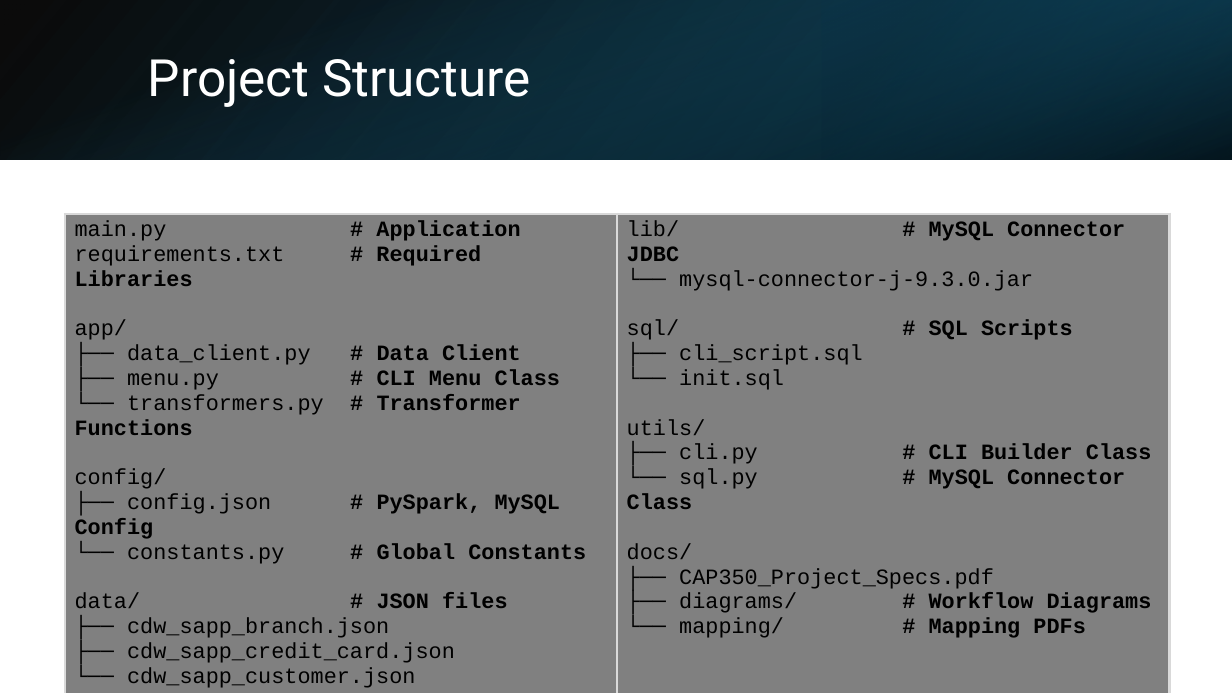
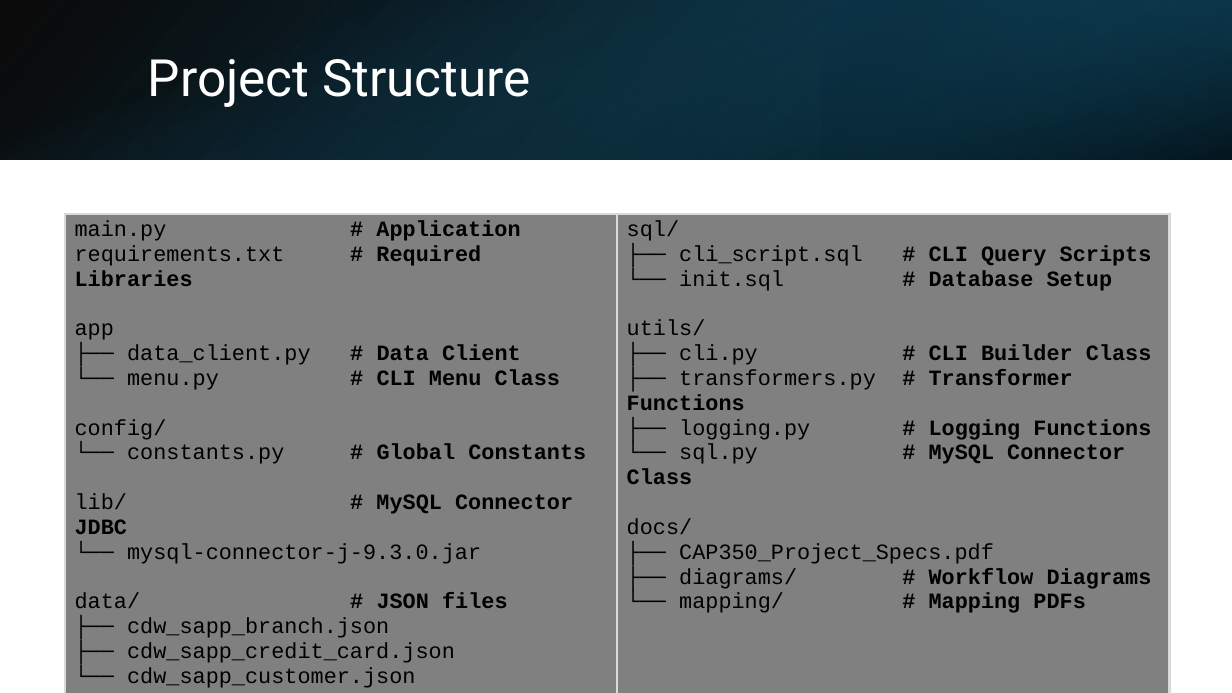
Before and after one commit to kencopas/Capstone, a slide deck: slide 13 of docs/Kenneth Copas - Capstone Presentation.pptx. Drawn at 1232x693 pixels with LibreOffice and Linux fonts; fonts in the diff are those of the drawing. Boxes give left, top, right and bottom in pixels: in the first picture for what was removed or moved away, otherwise in the second. Text is boxed around its words. In the diff, an @@ line names an element or a change of style, - is before the commit and + after.

```diff
--- a/docs/Kenneth Copas - Capstone Presentation.pptx
+++ b/docs/Kenneth Copas - Capstone Presentation.pptx
@@ table at <box>65,213,1170,692</box> @@
-row 1, column 1: main.py # Application / requirements.txt # Required Libraries / app/ / ├── data_client.py # Data Client / ├── menu.py # CLI Menu Class / └── transformers.py # Transformer Functions / config/ / ├── config.json # PySpark, MySQL Config / └── constants.py # Global Constants / data/ # JSON files / ├── cdw_sapp_branch.json / ├── cdw_sapp_credit_card.json / └── cdw_sapp_customer.json
+row 1, column 1: main.py # Application / requirements.txt # Required Libraries / app / ├── data_client.py # Data Client / └── menu.py # CLI Menu Class / config/ / └── constants.py # Global Constants / lib/ # MySQL Connector JDBC / └── mysql-connector-j-9.3.0.jar / data/ # JSON files / ├── cdw_sapp_branch.json / ├── cdw_sapp_credit_card.json / └── cdw_sapp_customer.json
-row 1, column 2: lib/ # MySQL Connector JDBC / └── mysql-connector-j-9.3.0.jar / sql/ # SQL Scripts / ├── cli_script.sql / └── init.sql / utils/ / ├── cli.py # CLI Builder Class / └── sql.py # MySQL Connector Class / docs/ / ├── CAP350_Project_Specs.pdf / ├── diagrams/ # Workflow Diagrams / └── mapping/ # Mapping PDFs
+row 1, column 2: sql/ / ├── cli_script.sql # CLI Query Scripts / └── init.sql # Database Setup / utils/ / ├── cli.py # CLI Builder Class / ├── transformers.py # Transformer Functions / ├── logging.py # Logging Functions / └── sql.py # MySQL Connector Class / docs/ / ├── CAP350_Project_Specs.pdf / ├── diagrams/ # Workflow Diagrams / └── mapping/ # Mapping PDFs
```
Also in this commit, not shown: 2 other slides changed, 2 other files.
